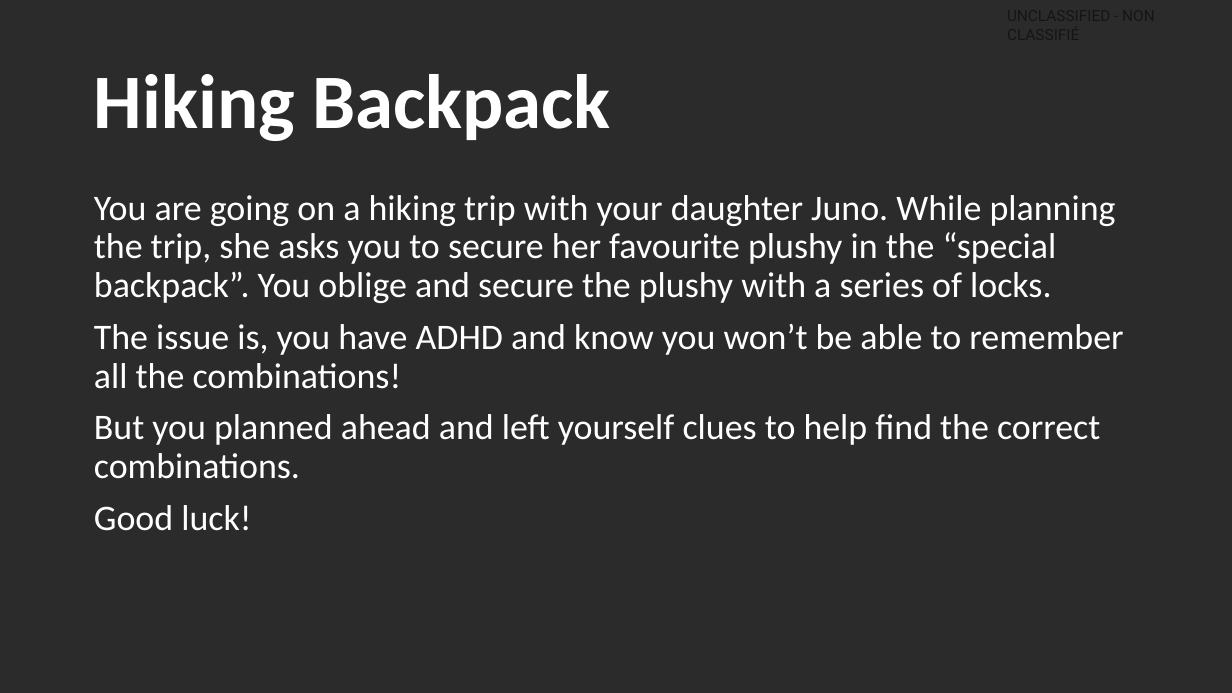
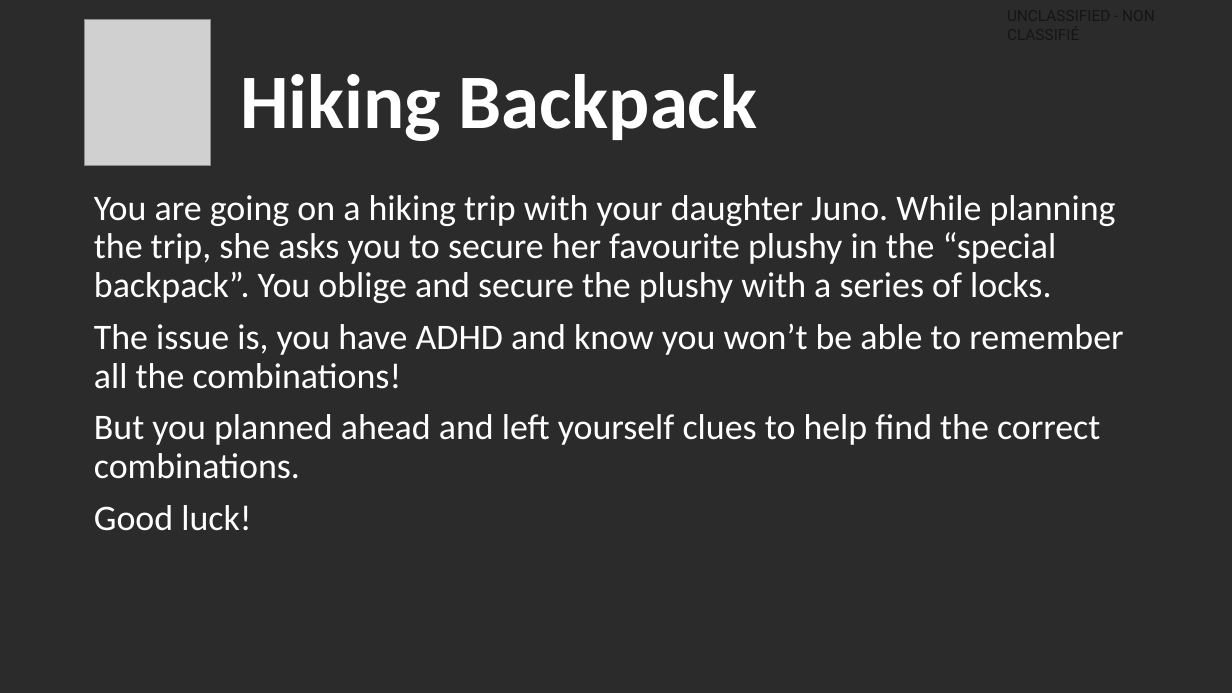
Before and after one commit to OttawaVisuals/EscapeBackpack, a slide deck: slide 1 of Hiking_Trip/Helper_Graphs.pptx. Drawn at 1232x693 pixels with LibreOffice and Linux fonts; fonts in the diff are those of the drawing; grey boxes stand for pictures; background and template pictures are left out; a plain dark background stands for a picture behind light text. Boxes give left, top, right and bottom in pixels: in the first picture for what was removed or moved away, otherwise in the second. Text is boxed around its words. In the diff, an @@ line names an element or a change of style, - is before the commit and + after.

```diff
--- a/Hiking_Trip/Helper_Graphs.pptx
+++ b/Hiking_Trip/Helper_Graphs.pptx
@@ picture added at [85,19,211,165] @@
@@ title "Hiking Backpack": place and size @@
-title "Hiking Backpack" at [94,74,610,141]
+title "Hiking Backpack" at [240,74,757,141]
```
Also in this commit, not shown: 1 other slide changed, 3 slides added, 1 other file.
